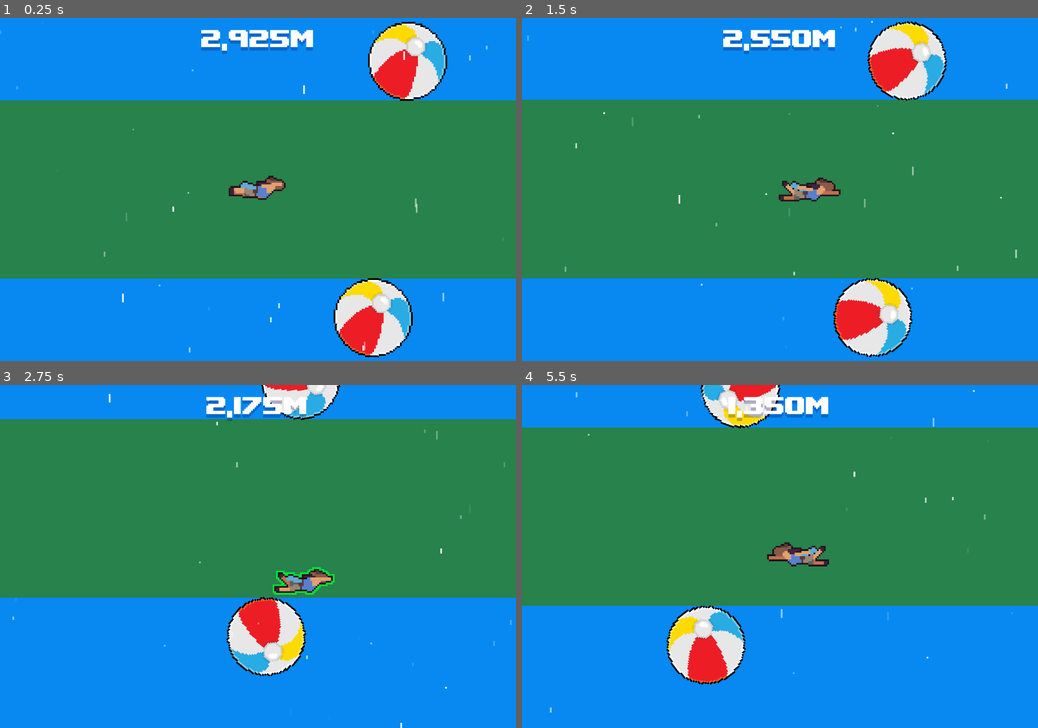
Above: before the commit, frames 1-4 (two rows, left to right).
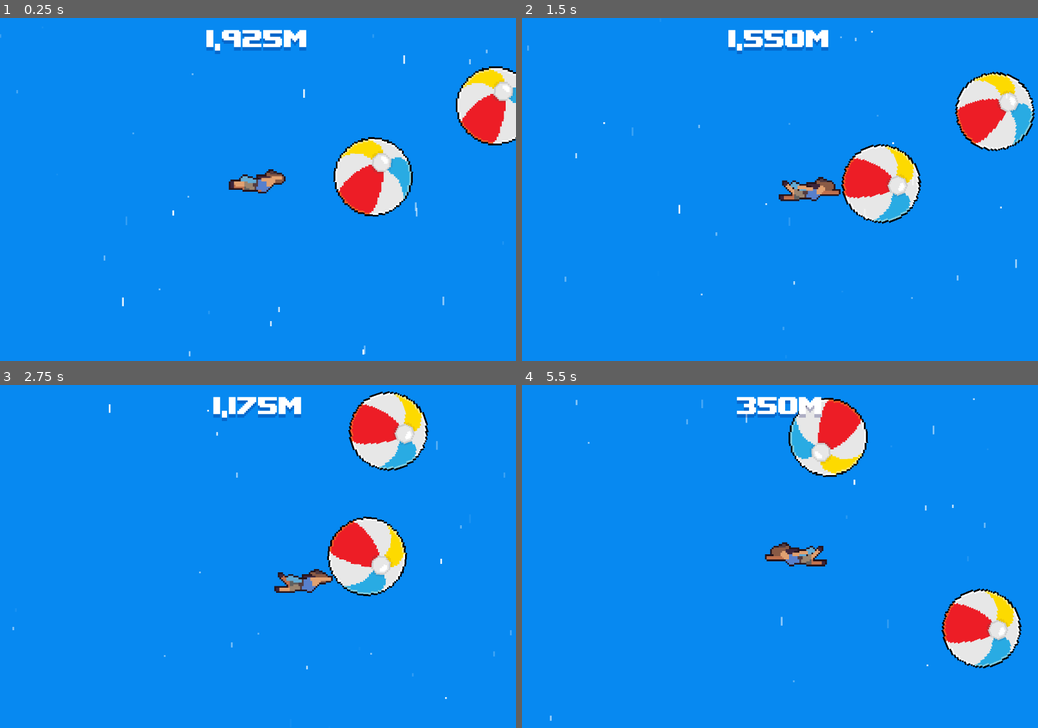
Above: after the commit, the same moments.

Repository: angeluriot/Skyfall
Game: Godot game, scene res://scenes/level.tscn
The game is run twice, just before and just after one commit, with the same random seed, the same clock (stepped at 60 frames per second) and the same inputs.
Inputs:
- Up to frame 1 (0.25 s): no input
- Up to frame 2 (1.5 s): hold D (right) 0.53-1.28 s; tap Space (grab) at 0.6, 1.35 s; hold Down (down) from 1.28 s (still down)
- Up to frame 3 (2.75 s): release Down (down) at 2.03 s; hold D (right) from 2.03 s (still down); tap Space (grab) at 2.1 s
- Up to frame 4 (5.5 s): release D (right) at 2.78 s; hold W (up) 2.78-3.53 s; tap Space (grab) every 0.75 s from 2.85 to 5.1 s; hold A (left) 3.53-5.03 s; hold Down (down) from 5.03 s (still down)

The runs differ from the first frame. In frame 1, 59% of the frame differs, in the area x 0-100%, y 1-100%; in frame 2, 59%; in frame 3, 57%; in frame 4, 59%.

Commit message:
WIP end fall

Diff:
--- a/project.godot
+++ b/project.godot
@@ -18,6 +18,7 @@
 [autoload]
 
 Utils="*uid://ba6g12th7wmdm"
+Global="*uid://brburmmb78gu2"
 
 [display]
 
--- a/scenes/altimeter.gd
+++ /dev/null
@@ -1,24 +0,0 @@
-extends CanvasLayer
-
-
-@export var initial_altitude: int = 0
-@export var speed: float = 1.0
-
-@onready var label := $Control/Label as Label
-@onready var altitude = float(initial_altitude)
-
-
-func _ready() -> void:
-	label.text = altitude_to_text(initial_altitude)
-
-
-func _process(delta: float) -> void:
-	altitude -= speed * delta
-	label.text = altitude_to_text(round(altitude))
-
-
-func altitude_to_text(alt: int) -> String:
-	var text := str(alt)
-	if text.length() > 3:
-		text = text.substr(0, text.length() - 3) + ',' + text.substr(text.length() - 3, 3)
-	return text + 'm'
--- a/scenes/background.tscn
+++ b/scenes/background.tscn
@@ -1,4 +1,6 @@
 [gd_scene format=3 uid="uid://brttwucoij5jk"]
+
+[ext_resource type="Script" uid="uid://dv5orjxs2sbam" path="res://scripts/background.gd" id="1_bkp1e"]
 
 [sub_resource type="Gradient" id="Gradient_o5a4c"]
 colors = PackedColorArray(0.02745098, 0.5372549, 0.94509804, 1, 0.02745098, 0.5372549, 0.94509804, 1)
@@ -11,21 +13,28 @@
 
 [sub_resource type="GradientTexture1D" id="GradientTexture1D_iiimo"]
 gradient = SubResource("Gradient_bkp1e")
+width = 700
 
 [sub_resource type="RectangleShape2D" id="RectangleShape2D_tevxt"]
-size = Vector2(778, 104)
+size = Vector2(700, 250)
 
 [node name="Background" type="Node2D" unique_id=1909775996]
+script = ExtResource("1_bkp1e")
+stop_y = 250.0
 
 [node name="Sky" type="Sprite2D" parent="." unique_id=135810928]
 scale = Vector2(2.3203125, 590.00006)
 texture = SubResource("GradientTexture1D_tevxt")
 
-[node name="StaticBody2D" type="StaticBody2D" parent="." unique_id=872780162]
+[node name="Ground" type="AnimatableBody2D" parent="." unique_id=642371664]
+collision_layer = 32
+collision_mask = 13
 
-[node name="Sprite2D" type="Sprite2D" parent="StaticBody2D" unique_id=308804341]
-scale = Vector2(3.0390625, 104)
+[node name="Sprite2D" type="Sprite2D" parent="Ground" unique_id=1643987101]
+position = Vector2(0, 125)
+scale = Vector2(1, 250)
 texture = SubResource("GradientTexture1D_iiimo")
 
-[node name="CollisionShape2D" type="CollisionShape2D" parent="StaticBody2D" unique_id=957429402]
+[node name="CollisionShape2D" type="CollisionShape2D" parent="Ground" unique_id=1572776411]
+position = Vector2(0, 125)
 shape = SubResource("RectangleShape2D_tevxt")
--- a/scenes/level.tscn
+++ b/scenes/level.tscn
@@ -1,5 +1,6 @@
 [gd_scene format=3 uid="uid://bwu86y8ja438"]
 
+[ext_resource type="Script" uid="uid://c2g2vo0y0f3cf" path="res://scripts/level.gd" id="1_2r41h"]
 [ext_resource type="PackedScene" uid="uid://brttwucoij5jk" path="res://scenes/background.tscn" id="1_ppgk2"]
 [ext_resource type="PackedScene" uid="uid://bnfsdaqbhy6e7" path="res://scenes/player.tscn" id="2_w7c3h"]
 [ext_resource type="PackedScene" uid="uid://cw01rpj4od62c" path="res://scenes/foreground.tscn" id="3_mx8sn"]
@@ -21,7 +22,14 @@
 [sub_resource type="WorldBoundaryShape2D" id="WorldBoundaryShape2D_d0u6y"]
 distance = -250.0
 
+[sub_resource type="PhysicsMaterial" id="PhysicsMaterial_2r41h"]
+resource_local_to_scene = true
+
+[sub_resource type="PhysicsMaterial" id="PhysicsMaterial_klq6b"]
+resource_local_to_scene = true
+
 [node name="Level" type="Node2D" unique_id=494716899]
+script = ExtResource("1_2r41h")
 metadata/_edit_vertical_guides_ = [-250.0, 250.0]
 metadata/_edit_horizontal_guides_ = [-250.0, 250.0]
 
@@ -52,9 +60,15 @@
 
 [node name="Ball" parent="Entities/Objects/Soft" unique_id=169278402 instance=ExtResource("3_w8frs")]
 position = Vector2(67, 43)
+physics_material_override = SubResource("PhysicsMaterial_2r41h")
 
 [node name="Ball2" parent="Entities/Objects/Soft" unique_id=1855154834 instance=ExtResource("3_w8frs")]
-position = Vector2(87, -33)
+position = Vector2(138, -51)
+physics_material_override = SubResource("PhysicsMaterial_klq6b")
+
+[node name="Hard" type="Node2D" parent="Entities/Objects" unique_id=66899177]
+
+[node name="People" type="Node2D" parent="Entities" unique_id=444954295]
 
 [node name="Player" parent="." unique_id=292713720 instance=ExtResource("2_w7c3h")]
 unique_name_in_owner = true
--- a/scenes/objects/ball.tscn
+++ b/scenes/objects/ball.tscn
@@ -3,6 +3,9 @@
 [ext_resource type="Script" uid="uid://dqoe5d1iub1x" path="res://scripts/ball.gd" id="1_12lam"]
 [ext_resource type="Texture2D" uid="uid://dwldjisfq2jps" path="res://assets/graphics/objects/ball.png" id="1_itkb2"]
 [ext_resource type="Shader" uid="uid://d0japmm85m7wl" path="res://shaders/outline.gdshader" id="2_aaoto"]
+
+[sub_resource type="PhysicsMaterial" id="PhysicsMaterial_ball"]
+resource_local_to_scene = true
 
 [sub_resource type="ShaderMaterial" id="ShaderMaterial_g2els"]
 resource_local_to_scene = true
@@ -16,13 +19,16 @@
 [node name="Ball" type="RigidBody2D" unique_id=169278402]
 collision_layer = 4
 collision_mask = 63
-mass = 0.5
+mass = 0.4
+physics_material_override = SubResource("PhysicsMaterial_ball")
 gravity_scale = 0.0
 inertia = 1.0
 can_sleep = false
 script = ExtResource("1_12lam")
-min_rotation_speed = 0.7
-max_rotation_speed = 1.3
+min_default_rotation_speed = 0.5
+max_default_rotation_speed = 2.0
+max_speed = 200.0
+max_angular_speed = 10.0
 
 [node name="Sprite2D" type="Sprite2D" parent="." unique_id=493148785]
 material = SubResource("ShaderMaterial_g2els")
--- a/scenes/player.tscn
+++ b/scenes/player.tscn
@@ -72,6 +72,7 @@
 collision_mask = 60
 motion_mode = 1
 floor_stop_on_slope = false
+platform_on_leave = 2
 script = ExtResource("1_qhqgy")
 max_speed = 120.0
 acceleration = 70.0
--- /dev/null
+++ b/scripts/altimeter.gd
@@ -0,0 +1,19 @@
+extends CanvasLayer
+
+
+@onready var label := $Control/Label as Label
+
+
+func _ready() -> void:
+	label.text = altitude_to_text(Global.altitude)
+
+
+func _physics_process(_delta: float) -> void:
+	label.text = altitude_to_text(Global.altitude)
+
+
+func altitude_to_text(altitude: float) -> String:
+	var text := str(int(round(altitude)))
+	if text.length() > 3:
+		text = text.substr(0, text.length() - 3) + ',' + text.substr(text.length() - 3, 3)
+	return text + 'm'
--- /dev/null
+++ b/scripts/background.gd
@@ -0,0 +1,14 @@
+extends Node2D
+
+
+@export var stop_y: float;
+
+@onready var ground: AnimatableBody2D = $Ground
+
+
+func _ready() -> void:
+	ground.position.y = stop_y + Global.altitude * Global.PIXEL_PER_METER
+
+
+func _physics_process(_delta: float) -> void:
+	ground.position.y = stop_y + Global.altitude * Global.PIXEL_PER_METER
--- a/scripts/ball.gd
+++ b/scripts/ball.gd
@@ -3,12 +3,29 @@
 
 var selected: bool = false
 
-@export var min_rotation_speed: float;
-@export var max_rotation_speed: float;
+@export var min_default_rotation_speed: float;
+@export var max_default_rotation_speed: float;
+@export var max_speed: float;
+@export var max_angular_speed: float;
 
-@onready var rotation_speed: float = Utils.get_rotation_speed(min_rotation_speed, max_rotation_speed)
+@onready var rotation_speed: float = Utils.get_rotation_speed(min_default_rotation_speed, max_default_rotation_speed)
+
+
+func _ready() -> void:
+	Global.fall_ended.connect(_on_fall_ended)
 
 
 func _physics_process(_delta: float) -> void:
 	if not selected:
 		apply_torque(rotation_speed)
+
+
+func _integrate_forces(state: PhysicsDirectBodyState2D) -> void:
+	if state.linear_velocity.length() > max_speed:
+		state.linear_velocity = state.linear_velocity.normalized() * max_speed
+
+	state.angular_velocity = clamp(state.angular_velocity, -max_angular_speed, max_angular_speed)
+
+
+func _on_fall_ended() -> void:
+	physics_material_override.bounce = 0.5
--- /dev/null
+++ b/scripts/global.gd
@@ -0,0 +1,23 @@
+extends Node
+
+signal fall_ended
+
+const PIXEL_PER_METER: float = 3.0
+
+var altitude: float = 2000.0
+var speed: float = 300.0
+var fallen: bool = false
+
+
+func _ready() -> void:
+	pass
+
+
+func _physics_process(delta: float) -> void:
+	if not fallen and altitude - speed * delta <= 0.0:
+		altitude = 0.0
+		fallen = true
+		emit_signal('fall_ended')
+
+	if not fallen:
+		altitude -= speed * delta
--- /dev/null
+++ b/scripts/level.gd
@@ -0,0 +1,26 @@
+extends Node2D
+
+
+var entities: Array[RigidBody2D] = []
+
+@onready var boundaries: Node2D = $Boundaries
+
+
+func _ready() -> void:
+	Global.fall_ended.connect(_on_fall_ended)
+
+	entities.assign($Entities/People.get_children())
+	entities.append_array($Entities/Objects/Soft.get_children())
+	entities.append_array($Entities/Objects/Hard.get_children())
+	entities.append($Player)
+
+
+func _process(delta: float) -> void:
+	pass
+
+
+func _on_fall_ended() -> void:
+	boundaries.queue_free()
+
+	for entity in entities:
+		entity.linear_velocity = Vector2(0.0, Global.speed * Global.PIXEL_PER_METER)
--- a/scripts/player.gd
+++ b/scripts/player.gd
@@ -19,6 +19,11 @@
 @onready var animated_sprite := $AnimatedSprite2D as AnimatedSprite2D
 @onready var grab_area := $Area2D as Area2D
 @onready var soft_objects_countainer := %Entities/Objects/Soft as Node2D
+@onready var camera := $Camera2D as Camera2D
+
+
+func _ready() -> void:
+	Global.fall_ended.connect(_on_fall_ended)
 
 
 func _physics_process(delta: float) -> void:
@@ -31,9 +36,14 @@
 
 	move_and_slide()
 
-	fix_velocity()
+	#fix_velocity()
 	follow(delta)
 	update_outline()
+
+
+func _on_fall_ended() -> void:
+	camera.limit_bottom = 280
+	velocity = Vector2(0.0, Global.speed * Global.PIXEL_PER_METER)
 
 
 func turn(direction: Vector2) -> void:
@@ -105,7 +115,7 @@
 func fix_velocity() -> void:
 	for index in range(get_slide_collision_count()):
 		var collision := get_slide_collision(index)
-		if not selected_entities.has(collision.get_collider()):
+		if not (collision.get_collider() is RigidBody2D and selected_entities.has(collision.get_collider())):
 			velocity = velocity.slide(collision.get_normal())
 
 
@@ -139,4 +149,4 @@
 func deselect_entity(entity: RigidBody2D) -> void:
 	(entity.get_node('Sprite2D') as Sprite2D).material.set_shader_parameter("outline_width", 0.0)
 	entity.selected = false
-	entity.rotation_speed = randf_range(-entity.max_rotation_speed, entity.max_rotation_speed)
+	entity.rotation_speed = randf_range(-entity.max_default_rotation_speed, entity.max_default_rotation_speed)
Renamed: scenes/altimeter.gd.uid -> scripts/altimeter.gd.uid
Not shown, added: scripts/background.gd.uid
Not shown, added: scripts/global.gd.uid
Not shown, added: scripts/level.gd.uid
